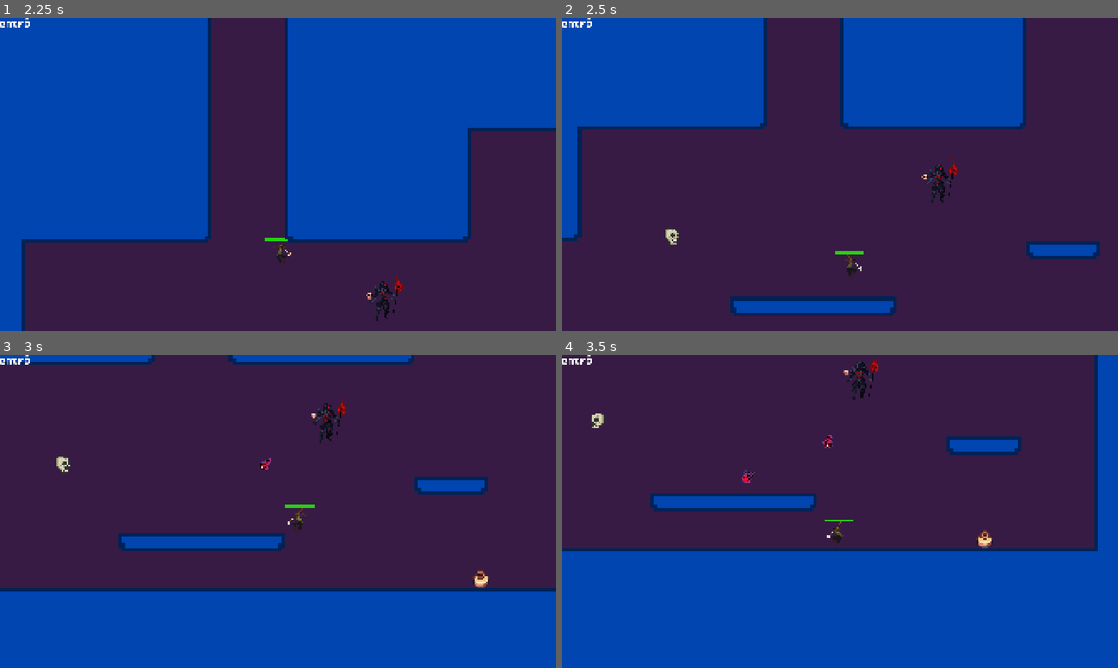
Above: before the commit, frames 1-4 (two rows, left to right).
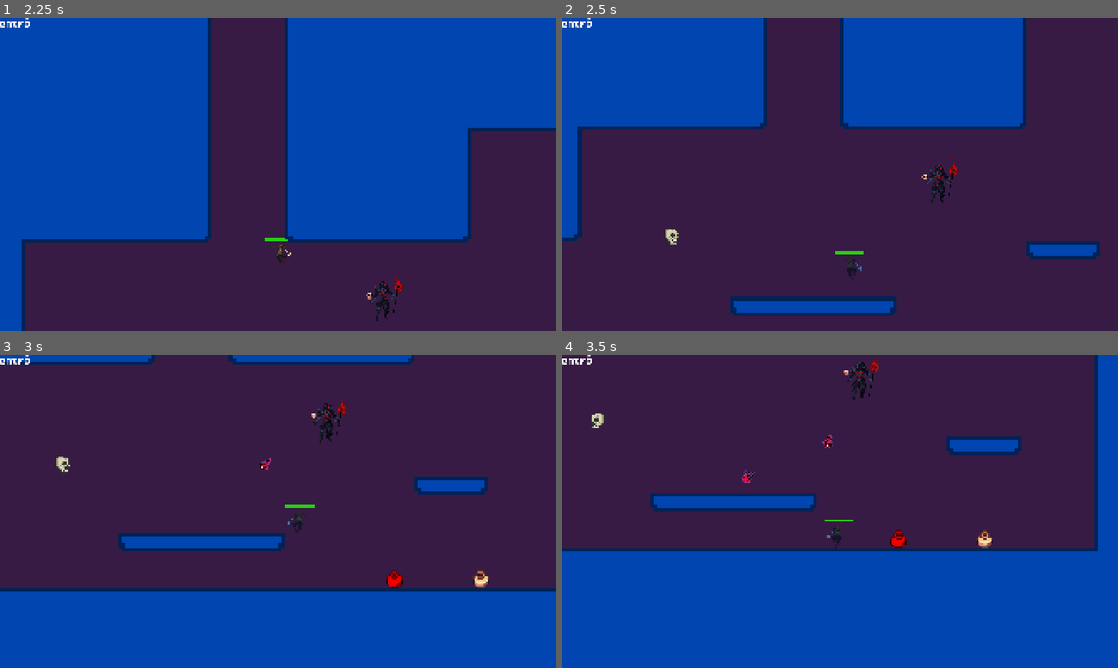
Above: after the commit, the same moments.

Repository: LastMarraketa/ChargerFeat
Game: Godot game, scene res://ui/main_menu.tscn
Two runs of this game, one before a commit and one after it. Both use one fixed random seed, a clock stepped at 60 frames per second and the inputs below. The engine's default icon, where the game draws it, is replaced by a stand-in: a white triangle on a blue panel in a dark square.
Inputs (mouse positions are in pixels of both pictures, inside the frame that each line leads up to):
- Up to frame 1 (2.25 s): click "Play Demo" at 0.5 s; move the mouse to (400, 158) at 1.27 s; hold D (move_right) from 1.28 s (still down); tap Q (fire) at 1.35 s; click (400, 158) at 1.42 s; tap Space (jump) at 1.52 s; tap T (move_toward) at 1.55, 2.1 s; move the mouse to (166, 190) at 2.02 s
- Up to frame 2 (2.5 s): keep holding D (move_right); tap Space (jump) at 2.27 s; tap G (toggle_shield) at 2.3 s
- Up to frame 3 (3 s): move the mouse to (333, 442) at 2.77 s; release D (move_right) at 2.78 s; hold A (move_left) from 2.78 s (still down); tap G (toggle_shield) at 2.85 s
- Up to frame 4 (3.5 s): keep holding A (move_left); tap Q (fire) at 3.05 s

Frame 1 is identical in both runs. In frame 2, less than 0.1% of the frame differs, in the area x 50-54%, y 75-84%; in frame 3, 0.2%, in the area x 51-73%, y 48-75%; in frame 4, 0.2%.

Commit message:
feat: Enemigo que sigue al jugador, Boss que genera enemigos, Escudo de jugador que absorbe balas

Diff:
--- /dev/null
+++ b/enemies/boss.gd
@@ -0,0 +1,78 @@
+extends Enemy
+
+@onready var animation_tree: AnimationTree = $AnimationTree
+@onready var playback: AnimationNodeStateMachinePlayback = animation_tree["parameters/idle/playback"]
+@onready var detection_area: Area2D = $"Detection area"
+@onready var fire_timer: Timer = $"fire timer"
+@onready var spawn_timer: Timer = $"spawn timer"
+@onready var bullet_spawn: Marker2D = $"bullet spawn"
+@onready var spawn_marker: Marker2D = $"spawn marker"
+@onready var health_component: HealthComponent = $HealthComponent
+
+@export var enemy_bullet_scene: PackedScene
+@export var chasing_enemy_scene: PackedScene
+@export var spawn_interval: float = 4.0
+@export var max_spawned_enemies: int = 4
+
+var player_ref: Player = null
+var player_in_range: bool = false
+var spawned_enemies: Array[Node] = []
+
+func _ready() -> void:
+    detection_area.body_entered.connect(_on_player_detected)
+    detection_area.body_exited.connect(_on_player_exited)
+    fire_timer.timeout.connect(_disparar)
+    spawn_timer.timeout.connect(_spawn_enemy)
+    health_component.died.connect(_on_died)
+
+    spawn_timer.wait_time = spawn_interval
+
+func _physics_process(delta: float) -> void:
+    playback.travel("idle")
+    move_and_slide()
+
+func _on_player_detected(body: Node2D) -> void:
+    if body is Player:
+        player_ref = body
+        player_in_range = true
+        fire_timer.start()
+        spawn_timer.start()
+
+func _on_player_exited(body: Node2D) -> void:
+    if body is Player:
+        player_in_range = false
+        player_ref = null
+        fire_timer.stop()
+        spawn_timer.stop()
+
+func _disparar() -> void:
+    if not player_in_range or not is_instance_valid(player_ref):
+        return
+    var bala = enemy_bullet_scene.instantiate()
+    get_parent().add_child(bala)
+    bala.global_position = bullet_spawn.global_position
+    bala.direction = global_position.direction_to(player_ref.global_position)
+    bala.rotation = bala.direction.angle()
+    bala.player = player_ref
+
+func _spawn_enemy() -> void:
+    if not player_in_range or not is_instance_valid(player_ref):
+        return
+
+    var active_enemies: Array[Node] = []
+    for enemy in spawned_enemies:
+        if is_instance_valid(enemy):
+            active_enemies.append(enemy)
+    spawned_enemies = active_enemies
+
+    if spawned_enemies.size() >= max_spawned_enemies:
+        return
+
+    if chasing_enemy_scene:
+        var enemy = chasing_enemy_scene.instantiate()
+        get_parent().add_child(enemy)
+        enemy.global_position = spawn_marker.global_position
+        spawned_enemies.append(enemy)
+
+func _on_died() -> void:
+    queue_free()
--- /dev/null
+++ b/enemies/boss.tscn
@@ -0,0 +1,364 @@
+[gd_scene format=3 uid="uid://b8d8obw4dd2u"]
+
+[ext_resource type="Script" uid="uid://cc0a87qjdt34t" path="res://enemies/boss.gd" id="1_boss"]
+[ext_resource type="Texture2D" uid="uid://dw6vke7hi1fmd" path="res://assets/sprites/Necromancer_creativekind-Sheet.png" id="2_dkneq"]
+[ext_resource type="PackedScene" uid="uid://bttm54od0jbgw" path="res://enemies/enemy_bullet.tscn" id="3_bullet"]
+[ext_resource type="PackedScene" uid="uid://cx6r0r1m5o7g1" path="res://enemies/chasing_enemy.tscn" id="4_chasing"]
+[ext_resource type="Script" uid="uid://d26yj0mh06tpn" path="res://components/hurtbox_component.gd" id="5_hurtbox"]
+[ext_resource type="Script" uid="uid://blnpvqimev7d0" path="res://components/health_component.gd" id="6_health"]
+
+[sub_resource type="RectangleShape2D" id="RectangleShape2D_svlwx"]
+size = Vector2(88, 110)
+
+[sub_resource type="Animation" id="Animation_3jkq5"]
+resource_name = "Attack"
+length = 1.3
+tracks/0/type = "value"
+tracks/0/imported = false
+tracks/0/enabled = true
+tracks/0/path = NodePath("Sprite2D:texture")
+tracks/0/interp = 1
+tracks/0/loop_wrap = true
+tracks/0/keys = {
+"times": PackedFloat32Array(0),
+"transitions": PackedFloat32Array(1),
+"update": 1,
+"values": [ExtResource("2_dkneq")]
+}
+tracks/1/type = "value"
+tracks/1/imported = false
+tracks/1/enabled = true
+tracks/1/path = NodePath("Sprite2D:hframes")
+tracks/1/interp = 1
+tracks/1/loop_wrap = true
+tracks/1/keys = {
+"times": PackedFloat32Array(0),
+"transitions": PackedFloat32Array(1),
+"update": 1,
+"values": [17]
+}
+tracks/2/type = "value"
+tracks/2/imported = false
+tracks/2/enabled = true
+tracks/2/path = NodePath("Sprite2D:vframes")
+tracks/2/interp = 1
+tracks/2/loop_wrap = true
+tracks/2/keys = {
+"times": PackedFloat32Array(0),
+"transitions": PackedFloat32Array(1),
+"update": 1,
+"values": [7]
+}
+tracks/3/type = "value"
+tracks/3/imported = false
+tracks/3/enabled = true
+tracks/3/path = NodePath("Sprite2D:frame")
+tracks/3/interp = 1
+tracks/3/loop_wrap = true
+tracks/3/keys = {
+"times": PackedFloat32Array(0, 0.1, 0.20000002, 0.3, 0.4, 0.5, 0.59999996, 0.7, 0.79999995, 0.9, 1, 1.1, 1.1999999),
+"transitions": PackedFloat32Array(1, 1, 1, 1, 1, 1, 1, 1, 1, 1, 1, 1, 1),
+"update": 1,
+"values": [51, 52, 53, 54, 55, 56, 57, 58, 59, 60, 61, 62, 63]
+}
+
+[sub_resource type="Animation" id="Animation_iddtj"]
+length = 0.001
+tracks/0/type = "value"
+tracks/0/imported = false
+tracks/0/enabled = true
+tracks/0/path = NodePath("Sprite2D:texture")
+tracks/0/interp = 1
+tracks/0/loop_wrap = true
+tracks/0/keys = {
+"times": PackedFloat32Array(0),
+"transitions": PackedFloat32Array(1),
+"update": 1,
+"values": [ExtResource("2_dkneq")]
+}
+tracks/1/type = "value"
+tracks/1/imported = false
+tracks/1/enabled = true
+tracks/1/path = NodePath("Sprite2D:hframes")
+tracks/1/interp = 1
+tracks/1/loop_wrap = true
+tracks/1/keys = {
+"times": PackedFloat32Array(0),
+"transitions": PackedFloat32Array(1),
+"update": 1,
+"values": [17]
+}
+tracks/2/type = "value"
+tracks/2/imported = false
+tracks/2/enabled = true
+tracks/2/path = NodePath("Sprite2D:vframes")
+tracks/2/interp = 1
+tracks/2/loop_wrap = true
+tracks/2/keys = {
+"times": PackedFloat32Array(0),
+"transitions": PackedFloat32Array(1),
+"update": 1,
+"values": [7]
+}
+tracks/3/type = "value"
+tracks/3/imported = false
+tracks/3/enabled = true
+tracks/3/path = NodePath("Sprite2D:frame")
+tracks/3/interp = 1
+tracks/3/loop_wrap = true
+tracks/3/keys = {
+"times": PackedFloat32Array(0),
+"transitions": PackedFloat32Array(1),
+"update": 1,
+"values": [0]
+}
+
+[sub_resource type="Animation" id="Animation_3vahd"]
+resource_name = "Spawn"
+length = 1.3
+tracks/0/type = "value"
+tracks/0/imported = false
+tracks/0/enabled = true
+tracks/0/path = NodePath("Sprite2D:texture")
+tracks/0/interp = 1
+tracks/0/loop_wrap = true
+tracks/0/keys = {
+"times": PackedFloat32Array(0),
+"transitions": PackedFloat32Array(1),
+"update": 1,
+"values": [ExtResource("2_dkneq")]
+}
+tracks/1/type = "value"
+tracks/1/imported = false
+tracks/1/enabled = true
+tracks/1/path = NodePath("Sprite2D:hframes")
+tracks/1/interp = 1
+tracks/1/loop_wrap = true
+tracks/1/keys = {
+"times": PackedFloat32Array(0),
+"transitions": PackedFloat32Array(1),
+"update": 1,
+"values": [17]
+}
+tracks/2/type = "value"
+tracks/2/imported = false
+tracks/2/enabled = true
+tracks/2/path = NodePath("Sprite2D:vframes")
+tracks/2/interp = 1
+tracks/2/loop_wrap = true
+tracks/2/keys = {
+"times": PackedFloat32Array(0),
+"transitions": PackedFloat32Array(1),
+"update": 1,
+"values": [7]
+}
+tracks/3/type = "value"
+tracks/3/imported = false
+tracks/3/enabled = true
+tracks/3/path = NodePath("Sprite2D:frame")
+tracks/3/interp = 1
+tracks/3/loop_wrap = true
+tracks/3/keys = {
+"times": PackedFloat32Array(0, 0.1, 0.20000002, 0.3, 0.4, 0.5, 0.59999996, 0.7, 0.79999995, 0.9, 1, 1.1, 1.1999999),
+"transitions": PackedFloat32Array(1, 1, 1, 1, 1, 1, 1, 1, 1, 1, 1, 1, 1),
+"update": 1,
+"values": [34, 35, 36, 37, 38, 39, 40, 41, 42, 43, 44, 45, 46]
+}
+
+[sub_resource type="Animation" id="Animation_jn4g6"]
+resource_name = "death"
+tracks/0/type = "value"
+tracks/0/imported = false
+tracks/0/enabled = true
+tracks/0/path = NodePath("Sprite2D:texture")
+tracks/0/interp = 1
+tracks/0/loop_wrap = true
+tracks/0/keys = {
+"times": PackedFloat32Array(0),
+"transitions": PackedFloat32Array(1),
+"update": 1,
+"values": [ExtResource("2_dkneq")]
+}
+tracks/1/type = "value"
+tracks/1/imported = false
+tracks/1/enabled = true
+tracks/1/path = NodePath("Sprite2D:hframes")
+tracks/1/interp = 1
+tracks/1/loop_wrap = true
+tracks/1/keys = {
+"times": PackedFloat32Array(0),
+"transitions": PackedFloat32Array(1),
+"update": 1,
+"values": [17]
+}
+tracks/2/type = "value"
+tracks/2/imported = false
+tracks/2/enabled = true
+tracks/2/path = NodePath("Sprite2D:vframes")
+tracks/2/interp = 1
+tracks/2/loop_wrap = true
+tracks/2/keys = {
+"times": PackedFloat32Array(0),
+"transitions": PackedFloat32Array(1),
+"update": 1,
+"values": [7]
+}
+tracks/3/type = "value"
+tracks/3/imported = false
+tracks/3/enabled = true
+tracks/3/path = NodePath("Sprite2D:frame")
+tracks/3/interp = 1
+tracks/3/loop_wrap = true
+tracks/3/keys = {
+"times": PackedFloat32Array(0, 0.1, 0.20000002, 0.3, 0.4, 0.5, 0.59999996, 0.7, 0.79999995, 0.9),
+"transitions": PackedFloat32Array(1, 1, 1, 1, 1, 1, 1, 1, 1, 1),
+"update": 1,
+"values": [102, 103, 104, 105, 106, 107, 108, 109, 110, 111]
+}
+
+[sub_resource type="Animation" id="Animation_hwlhq"]
+resource_name = "idle"
+length = 0.8
+loop_mode = 1
+tracks/0/type = "value"
+tracks/0/imported = false
+tracks/0/enabled = true
+tracks/0/path = NodePath("Sprite2D:texture")
+tracks/0/interp = 1
+tracks/0/loop_wrap = true
+tracks/0/keys = {
+"times": PackedFloat32Array(0),
+"transitions": PackedFloat32Array(1),
+"update": 1,
+"values": [ExtResource("2_dkneq")]
+}
+tracks/1/type = "value"
+tracks/1/imported = false
+tracks/1/enabled = true
+tracks/1/path = NodePath("Sprite2D:hframes")
+tracks/1/interp = 1
+tracks/1/loop_wrap = true
+tracks/1/keys = {
+"times": PackedFloat32Array(0),
+"transitions": PackedFloat32Array(1),
+"update": 1,
+"values": [17]
+}
+tracks/2/type = "value"
+tracks/2/imported = false
+tracks/2/enabled = true
+tracks/2/path = NodePath("Sprite2D:vframes")
+tracks/2/interp = 1
+tracks/2/loop_wrap = true
+tracks/2/keys = {
+"times": PackedFloat32Array(0),
+"transitions": PackedFloat32Array(1),
+"update": 1,
+"values": [7]
+}
+tracks/3/type = "value"
+tracks/3/imported = false
+tracks/3/enabled = true
+tracks/3/path = NodePath("Sprite2D:frame")
+tracks/3/interp = 1
+tracks/3/loop_wrap = true
+tracks/3/keys = {
+"times": PackedFloat32Array(0, 0.099999994, 0.2, 0.3, 0.4, 0.5, 0.6, 0.7),
+"transitions": PackedFloat32Array(1, 1, 1, 1, 1, 1, 1, 1),
+"update": 1,
+"values": [0, 1, 2, 3, 4, 5, 6, 7]
+}
+
+[sub_resource type="AnimationLibrary" id="AnimationLibrary_30mnd"]
+_data = {
+&"Attack": SubResource("Animation_3jkq5"),
+&"RESET": SubResource("Animation_iddtj"),
+&"Spawn": SubResource("Animation_3vahd"),
+&"death": SubResource("Animation_jn4g6"),
+&"idle": SubResource("Animation_hwlhq")
+}
+
+[sub_resource type="AnimationNodeAnimation" id="AnimationNodeAnimation_gqaae"]
+animation = &"idle"
+
+[sub_resource type="AnimationNodeStateMachineTransition" id="AnimationNodeStateMachineTransition_grk76"]
+advance_mode = 2
+
+[sub_resource type="AnimationNodeStateMachine" id="AnimationNodeStateMachine_cshgs"]
+states/Start/position = Vector2(264, 100)
+states/idle/node = SubResource("AnimationNodeAnimation_gqaae")
+states/idle/position = Vector2(509, 92)
+transitions = ["Start", "idle", SubResource("AnimationNodeStateMachineTransition_grk76")]
+
+[sub_resource type="AnimationNodeBlendTree" id="AnimationNodeBlendTree_f2d86"]
+graph_offset = Vector2(-613.1755, 68.06903)
+nodes/idle/node = SubResource("AnimationNodeStateMachine_cshgs")
+nodes/idle/position = Vector2(-580, 260)
+node_connections = [&"output", 0, &"idle"]
+
+[sub_resource type="CircleShape2D" id="CircleShape2D_detect"]
+radius = 1200.0
+
+[sub_resource type="RectangleShape2D" id="RectangleShape2D_hurt"]
+size = Vector2(240, 300)
+
+[node name="Boss" type="CharacterBody2D" unique_id=1897147392]
+collision_layer = 4
+collision_mask = 5
+script = ExtResource("1_boss")
+enemy_bullet_scene = ExtResource("3_bullet")
+chasing_enemy_scene = ExtResource("4_chasing")
+
+[node name="Sprite2D" type="Sprite2D" parent="." unique_id=642869600]
+modulate = Color(1, 0, 0, 1)
+position = Vector2(-7, -72)
+scale = Vector2(4.5, 4.5)
+texture = ExtResource("2_dkneq")
+hframes = 17
+vframes = 7
+
+[node name="CollisionShape2D" type="CollisionShape2D" parent="." unique_id=831594677]
+position = Vector2(0, -20)
+scale = Vector2(2.5, 2.5)
+shape = SubResource("RectangleShape2D_svlwx")
+
+[node name="AnimationPlayer" type="AnimationPlayer" parent="." unique_id=1184744249]
+libraries/ = SubResource("AnimationLibrary_30mnd")
+
+[node name="AnimationTree" type="AnimationTree" parent="." unique_id=1274024328]
+tree_root = SubResource("AnimationNodeBlendTree_f2d86")
+anim_player = NodePath("../AnimationPlayer")
+
+[node name="Detection area" type="Area2D" parent="." unique_id=1339910846]
+collision_layer = 0
+collision_mask = 3
+
+[node name="CollisionShape2D" type="CollisionShape2D" parent="Detection area" unique_id=579259336]
+shape = SubResource("CircleShape2D_detect")
+
+[node name="fire timer" type="Timer" parent="." unique_id=1647036058]
+wait_time = 0.8
+
+[node name="spawn timer" type="Timer" parent="." unique_id=742952776]
+wait_time = 4.0
+
+[node name="bullet spawn" type="Marker2D" parent="." unique_id=1067567805]
+position = Vector2(-80, -30)
+
+[node name="spawn marker" type="Marker2D" parent="." unique_id=129719225]
+position = Vector2(-150, 0)
+
+[node name="HealthComponent" type="Node" parent="." unique_id=1446168876]
+script = ExtResource("6_health")
+health = 200
+max_health = 200
+
+[node name="HurtboxComponent" type="Area2D" parent="." unique_id=232546409 node_paths=PackedStringArray("health_component")]
+collision_layer = 0
+collision_mask = 36
+script = ExtResource("5_hurtbox")
+health_component = NodePath("../HealthComponent")
+
+[node name="CollisionShape2D" type="CollisionShape2D" parent="HurtboxComponent" unique_id=223101133]
+position = Vector2(0, -20)
+shape = SubResource("RectangleShape2D_hurt")
--- /dev/null
+++ b/enemies/chasing_enemy.gd
@@ -0,0 +1,44 @@
+extends Enemy
+
+enum State {
+	PATROL,
+	CHASE
+}
+
+var state: State = State.PATROL
+var player: Player = null
+
+@onready var detection_area: Area2D = $DetectionArea
+@onready var health_component: HealthComponent = $HealthComponent
+
+func _ready() -> void:
+	detection_area.body_entered.connect(_on_body_entered)
+	detection_area.body_exited.connect(_on_body_exited)
+	health_component.died.connect(_on_died)
+
+func _physics_process(delta: float) -> void:
+	if not is_on_floor():
+		velocity.y += get_gravity().y * delta
+
+	if state == State.CHASE and is_instance_valid(player):
+		var direction = sign(player.global_position.x - global_position.x)
+		if direction != 0:
+			pivot.scale.x = direction
+		velocity.x = move_toward(velocity.x, direction * speed, acceleration * delta)
+	else:
+		velocity.x = move_toward(velocity.x, 0, acceleration * delta)
+
+	move_and_slide()
+
+func _on_body_entered(body: Node2D) -> void:
+	if body is Player:
+		player = body
+		state = State.CHASE
+
+func _on_body_exited(body: Node2D) -> void:
+	if body is Player:
+		player = null
+		state = State.PATROL
+
+func _on_died() -> void:
+	queue_free()
--- /dev/null
+++ b/enemies/chasing_enemy.tscn
@@ -0,0 +1,68 @@
+[gd_scene format=3 uid="uid://cx6r0r1m5o7g1"]
+
+[ext_resource type="Script" uid="uid://cjs3r8p8ejsuq" path="res://enemies/chasing_enemy.gd" id="1_chasing"]
+[ext_resource type="Script" uid="uid://d26yj0mh06tpn" path="res://components/hurtbox_component.gd" id="2_xsfoe"]
+[ext_resource type="Script" uid="uid://bng1gwg0xgpto" path="res://components/hitbox_component.gd" id="3_l4ld1"]
+[ext_resource type="Texture2D" uid="uid://kcrstson0ogr" path="res://assets/sprites/Dungeon Gathering Free Version/Vase Shine Anim.png" id="4_8b31c"]
+[ext_resource type="Script" uid="uid://blnpvqimev7d0" path="res://components/health_component.gd" id="5_3mpfr"]
+
+[sub_resource type="CircleShape2D" id="CircleShape2D_chasing"]
+radius = 34.132
+
+[sub_resource type="RectangleShape2D" id="RectangleShape2D_hurt"]
+size = Vector2(72, 69)
+
+[sub_resource type="RectangleShape2D" id="RectangleShape2D_hit"]
+size = Vector2(76, 71)
+
+[sub_resource type="CircleShape2D" id="CircleShape2D_detect"]
+radius = 800.0
+
+[node name="ChasingEnemy" type="CharacterBody2D" unique_id=1024242327]
+collision_layer = 4
+collision_mask = 5
+script = ExtResource("1_chasing")
+
+[node name="CollisionShape2D" type="CollisionShape2D" parent="." unique_id=493116408]
+position = Vector2(0, -1)
+shape = SubResource("CircleShape2D_chasing")
+
+[node name="HurtboxComponent" type="Area2D" parent="." unique_id=1615953602 node_paths=PackedStringArray("health_component")]
+collision_layer = 0
+collision_mask = 32
+script = ExtResource("2_xsfoe")
+health_component = NodePath("../HealthComponent")
+
+[node name="CollisionShape2D" type="CollisionShape2D" parent="HurtboxComponent" unique_id=1909505225]
+position = Vector2(0, -2.5)
+shape = SubResource("RectangleShape2D_hurt")
+
+[node name="HitboxComponent" type="Area2D" parent="." unique_id=428787954]
+collision_layer = 2
+collision_mask = 0
+script = ExtResource("3_l4ld1")
+
+[node name="CollisionShape2D" type="CollisionShape2D" parent="HitboxComponent" unique_id=333981957]
+position = Vector2(0, -3.5)
+shape = SubResource("RectangleShape2D_hit")
+
+[node name="Pivot" type="Node2D" parent="." unique_id=478057743]
+
+[node name="Sprite2D" type="Sprite2D" parent="Pivot" unique_id=16970863]
+modulate = Color(1, 0, 0, 1)
+scale = Vector2(4, 4)
+texture = ExtResource("4_8b31c")
+hframes = 16
+frame = 4
+
+[node name="DetectionArea" type="Area2D" parent="." unique_id=1280504186]
+collision_layer = 0
+collision_mask = 3
+
+[node name="CollisionShape2D" type="CollisionShape2D" parent="DetectionArea" unique_id=356755438]
+shape = SubResource("CircleShape2D_detect")
+
+[node name="HealthComponent" type="Node" parent="." unique_id=1283150431]
+script = ExtResource("5_3mpfr")
+health = 20
+max_health = 20
--- a/enemies/enemy_bullet.gd
+++ b/enemies/enemy_bullet.gd
@@ -19,7 +19,10 @@
 
 func _on_body_entered(body:Node2D)->void:
 	if body is Player :
-		Debug.log("impacto a jugador ")
+		if body.shield_active:
+			body.absorb_bullet()
+		else:
+			Debug.log("impacto a jugador ")
 		queue_free()
 	elif body is not Enemy:
 		queue_free()
--- a/levels/demo_level.tscn
+++ b/levels/demo_level.tscn
@@ -11,6 +11,8 @@
 [ext_resource type="PackedScene" uid="uid://c8sc7b4ps28lp" path="res://enemies/shield_enemy.tscn" id="9_yy2pm"]
 [ext_resource type="PackedScene" uid="uid://ddst8obw4dd1u" path="res://enemies/enemigo_torreta.tscn" id="10_rahni"]
 [ext_resource type="PackedScene" uid="uid://b5mt6n1jpiuxm" path="res://enemies/flying_mini.tscn" id="11_lih0g"]
+[ext_resource type="PackedScene" uid="uid://cx6r0r1m5o7g1" path="res://enemies/chasing_enemy.tscn" id="12_677m7"]
+[ext_resource type="PackedScene" path="res://enemies/boss.tscn" id="13_dvlyx"]
 
 [sub_resource type="NavigationPolygon" id="NavigationPolygon_677m7"]
 vertices = PackedVector2Array(1994, 2506, 2934, 2614, 374, 2614, 1398, 2506, 2934, 1869.9609, 2698, 2314, 2698, 2230, 2 …(214 unchanged characters)…
@@ -220,3 +222,9 @@
 
 [node name="FlyingMini" parent="." unique_id=960461749 instance=ExtResource("11_lih0g")]
 position = Vector2(1220, 2193)
+
+[node name="ChasingEnemy" parent="." unique_id=379051700 instance=ExtResource("12_677m7")]
+position = Vector2(2427, 2498)
+
+[node name="Boss" parent="." unique_id=2008033197 instance=ExtResource("13_dvlyx")]
+position = Vector2(3347, 1628)
--- a/levels/level_1.tscn
+++ b/levels/level_1.tscn
@@ -8,6 +8,7 @@
 [ext_resource type="PackedScene" uid="uid://stdfajjojk45" path="res://gameplay/goal.tscn" id="6_btoec"]
 [ext_resource type="PackedScene" uid="uid://bbg3tyfgxrujp" path="res://enemies/floor_enemy.tscn" id="6_gwceb"]
 [ext_resource type="PackedScene" uid="uid://cjxh0blecs0ap" path="res://enemies/wall_enemy.tscn" id="7_l53as"]
+[ext_resource type="PackedScene" path="res://enemies/chasing_enemy.tscn" id="8_chasing"]
 
 [node name="Level1" type="Node2D" unique_id=1046795863]
 script = ExtResource("1_l53as")
@@ -34,3 +35,6 @@
 
 [node name="WallEnemy" parent="." unique_id=1035513402 instance=ExtResource("7_l53as")]
 position = Vector2(-241, 992)
+
+[node name="ChasingEnemy" parent="." unique_id=1815866299 instance=ExtResource("8_chasing")]
+position = Vector2(-550, 800)
--- a/player/player.gd
+++ b/player/player.gd
@@ -36,6 +36,14 @@
 var gas: bool = false #para impulsarse en el aire
 var moving = false
 var balas_destruidas = 0
+var shield_active: bool = false
+var shield_cooldown: bool = false
+var absorbed_bullets: int = 0
+@export var max_absorbed_bullets: int = 10
+@export var shield_duration: float = 3.0
+@export var shield_cooldown_time: float = 5.0
+var shield_duration_timer: Timer
+var shield_cooldown_timer: Timer
 
 @onready var animation_player: AnimationPlayer = $AnimationPlayer
 @onready var animation_tree: AnimationTree = $AnimationTree
@@ -58,6 +66,18 @@
 	health_bar.max_value = health_component.max_health
 	_on_health_changed(health_component.health)
 	#free_marker.connect(func(): target_marker = null)
+
+	shield_duration_timer = Timer.new()
+	shield_duration_timer.one_shot = true
+	shield_duration_timer.wait_time = shield_duration
+	shield_duration_timer.timeout.connect(_on_shield_timeout)
+	add_child(shield_duration_timer)
+
+	shield_cooldown_timer = Timer.new()
+	shield_cooldown_timer.one_shot = true
+	shield_cooldown_timer.wait_time = shield_cooldown_time
+	shield_cooldown_timer.timeout.connect(_on_cooldown_timeout)
+	add_child(shield_cooldown_timer)
 
 func _input(event: InputEvent) -> void:
 	if event.is_action_pressed("test"):
@@ -185,6 +205,8 @@
 #esta es la accion de ataque slash
 	if Input.is_action_just_pressed("slash") and not is_attacking_melee:
 		_execute_melee_attack()
+	if Input.is_action_just_pressed("toggle_shield") and not shield_active and not shield_cooldown:
+		_activate_shield()
 	if move_input and not is_attacking_melee:
 		pivot.scale.x = sign(move_input)
 
@@ -275,3 +297,26 @@
 func _on_player_died() -> void:
 	queue_free()
 	Debug.log("me moriii :C")
+
+
+func _activate_shield() -> void:
+	shield_active = true
+	shield_duration_timer.start()
+	pivot.modulate = Color(0.3, 0.7, 1.0, 0.7)
+
+
+func _on_shield_timeout() -> void:
+	shield_active = false
+	pivot.modulate = Color(1.0, 1.0, 1.0, 1.0)
+	shield_cooldown = true
+	shield_cooldown_timer.start()
+
+
+func _on_cooldown_timeout() -> void:
+	shield_cooldown = false
+
+
+func absorb_bullet() -> void:
+	if absorbed_bullets < max_absorbed_bullets:
+		absorbed_bullets += 1
+		Debug.log("Bala absorbida: " + str(absorbed_bullets) + "/" + str(max_absorbed_bullets))
Not shown, added: enemies/boss.gd.uid
Not shown, added: enemies/chasing_enemy.gd.uid
